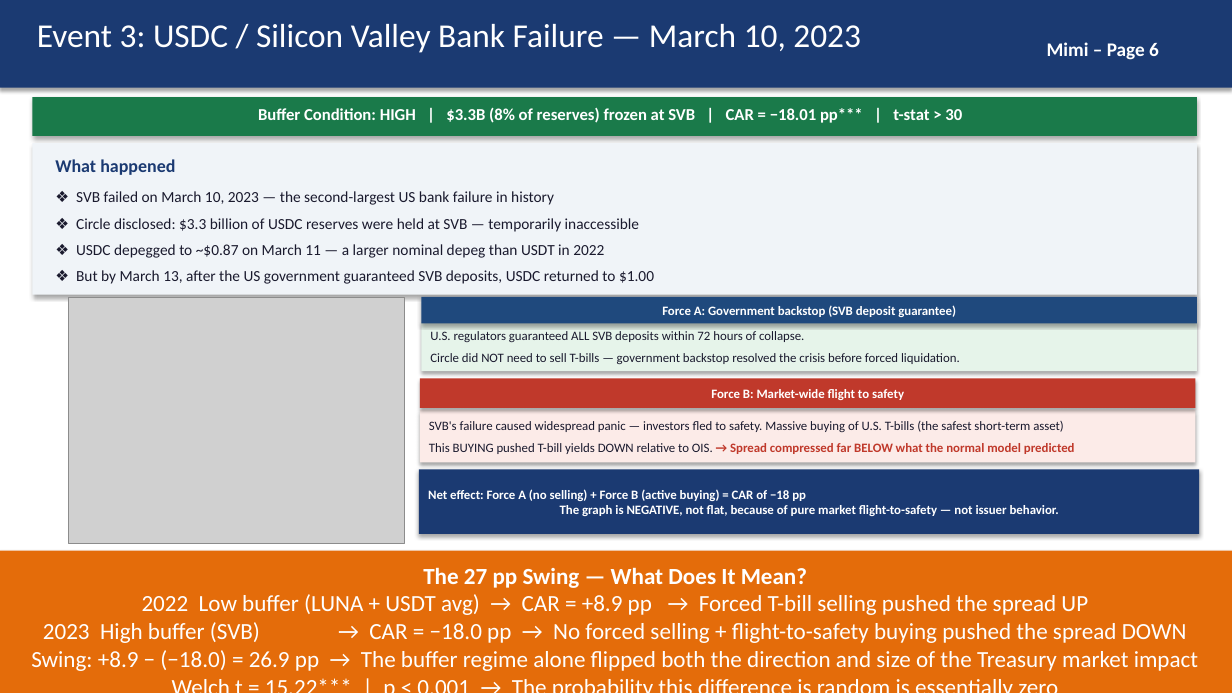
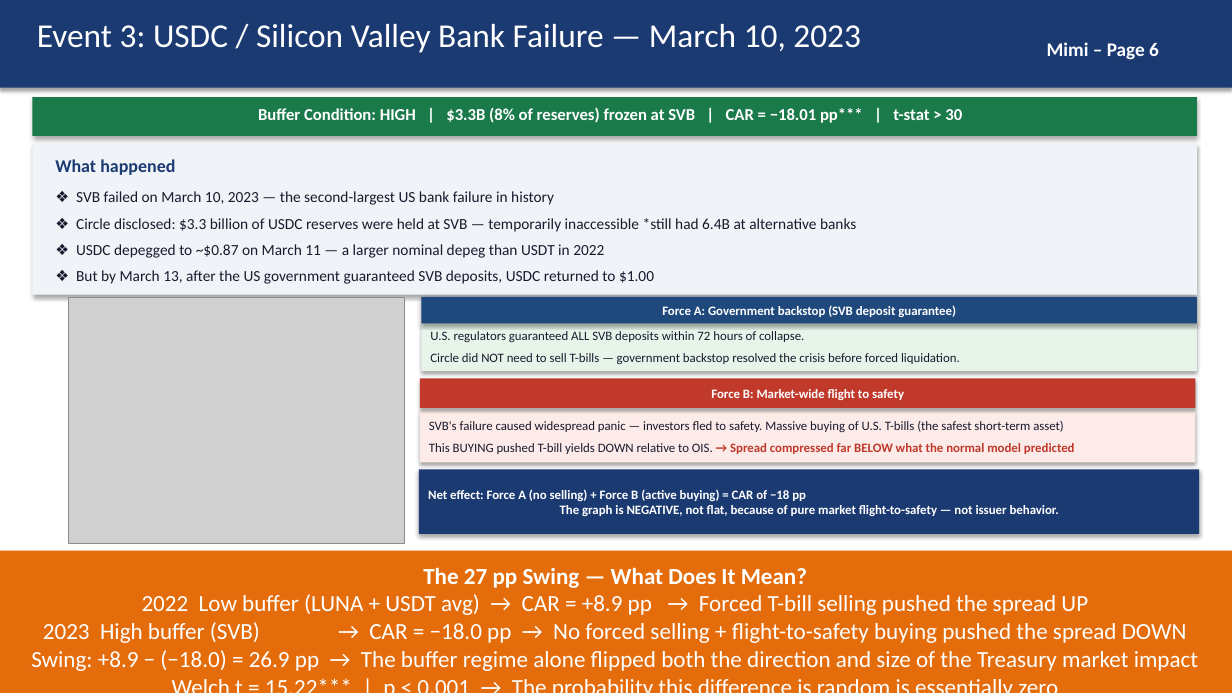
Before and after one commit to kimmireu0921/Stablecoins-and-the-Exorbitant-Privilege, a slide deck: slide 6 of presentations/0526_Stablecoin_Exorbitant_Privilege.pptx. Drawn at 1232x693 pixels with LibreOffice and Linux fonts; fonts in the diff are those of the drawing; grey boxes stand for pictures. Boxes give left, top, right and bottom in pixels: in the first picture for what was removed or moved away, otherwise in the second. Text is boxed around its words. In the diff, an @@ line names an element or a change of style, - is before the commit and + after.

Commit message:
fixed script

```diff
--- a/presentations/0526_Stablecoin_Exorbitant_Privilege.pptx
+++ b/presentations/0526_Stablecoin_Exorbitant_Privilege.pptx
@@ text at box(76, 218, 856, 232): text changed @@
-❖ Circle disclosed: $3.3 billion of USDC reserves were held at SVB — temporarily inaccessible
+❖ Circle disclosed: $3.3 billion of USDC reserves were held at SVB — temporarily inaccessible *still had 6.4B at alternative banks
```
